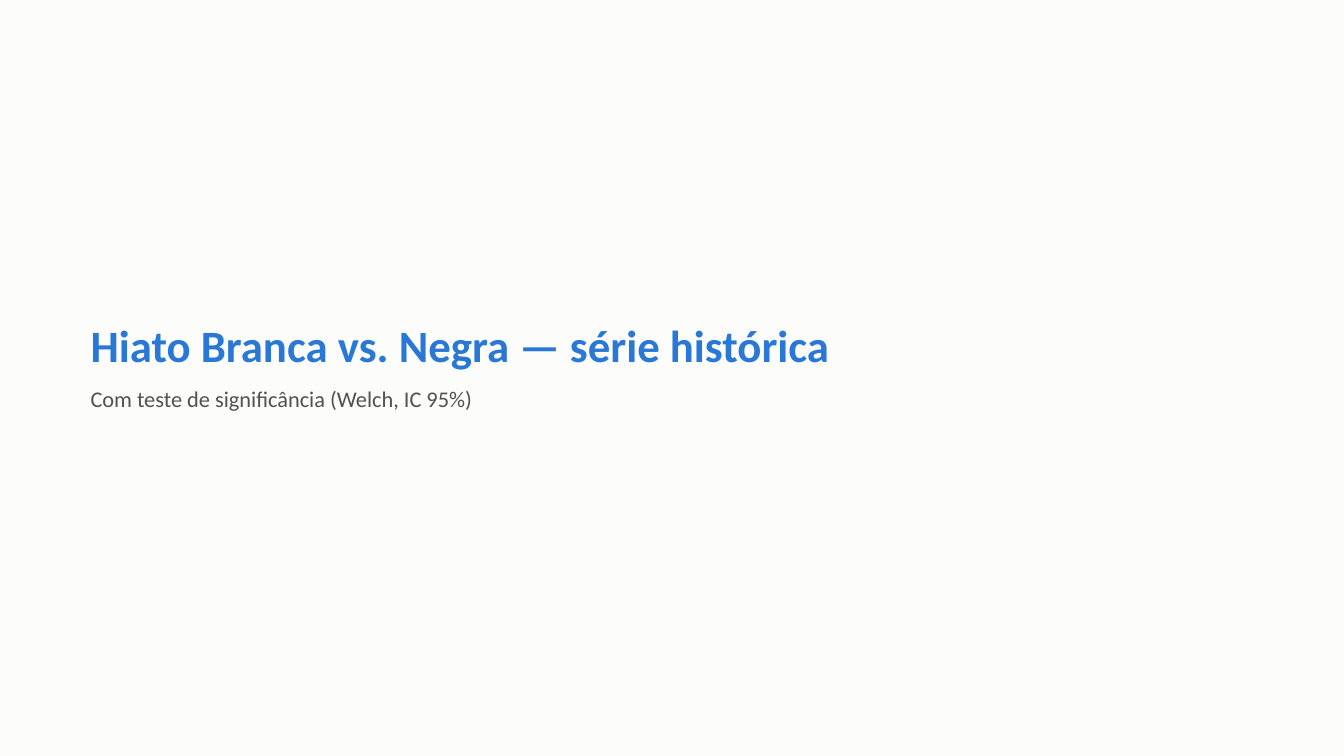
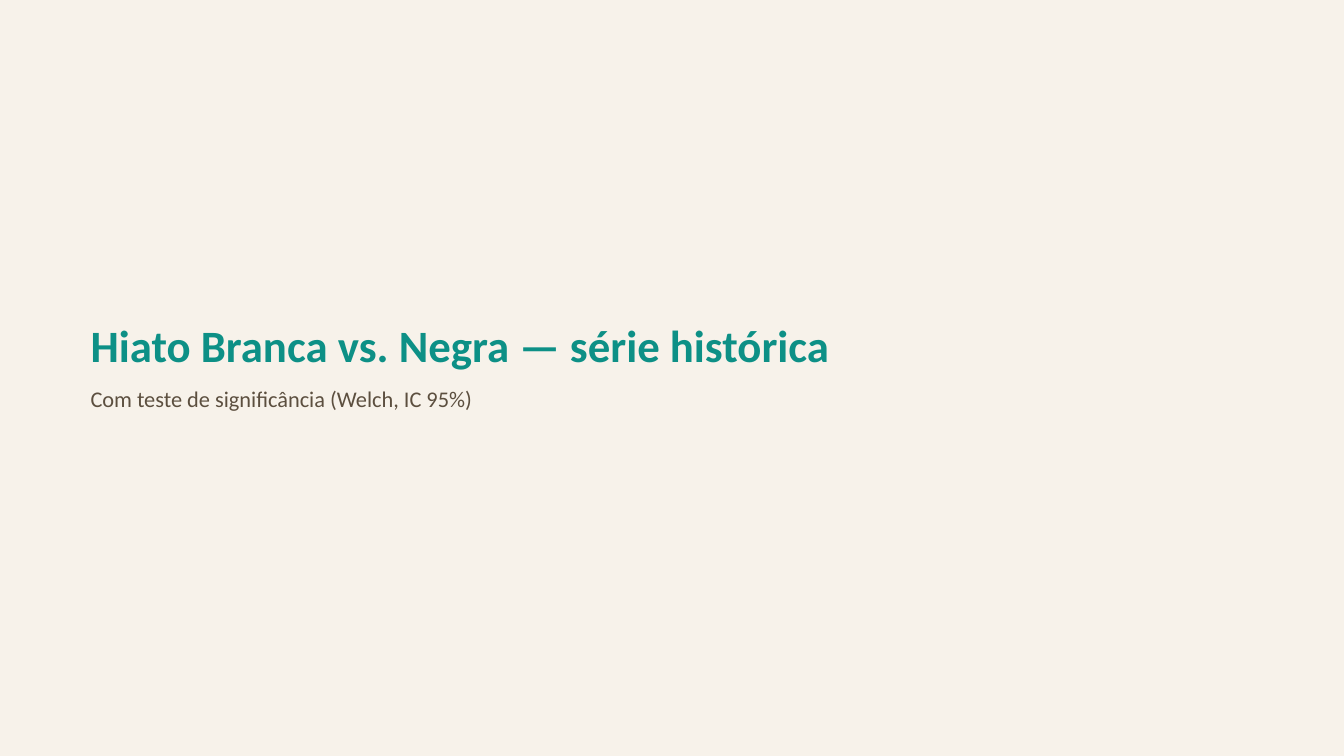
Before and after one commit to FelipeSantanaJ/Hub-Racial-Brasil, a slide deck: slide 5 of docs/Datahub_Racial_Brasil_Fase1.pptx. Drawn at 1344x756 pixels with LibreOffice and Linux fonts; fonts in the diff are those of the drawing. Boxes give left, top, right and bottom in pixels: in the first picture for what was removed or moved away, otherwise in the second. Text is boxed around its words. In the diff, an @@ line names an element or a change of style, - is before the commit and + after.

```diff
--- a/docs/Datahub_Racial_Brasil_Fase1.pptx
+++ b/docs/Datahub_Racial_Brasil_Fase1.pptx
@@ background #FCFCFB to #F7F2EA @@
@@ text "Hiato Branca vs. Negra — ..." at (91, 330, 829, 411): text colour #2A78D6 to #0D9086 in "Hiato Branca vs. Negra — série histórica"; text colour #52514E to #5C4F3F in "Com teste de significância (Welch, IC 95%)" @@
```
Also in this commit, not shown: 68 other slides changed, 55 other files.
